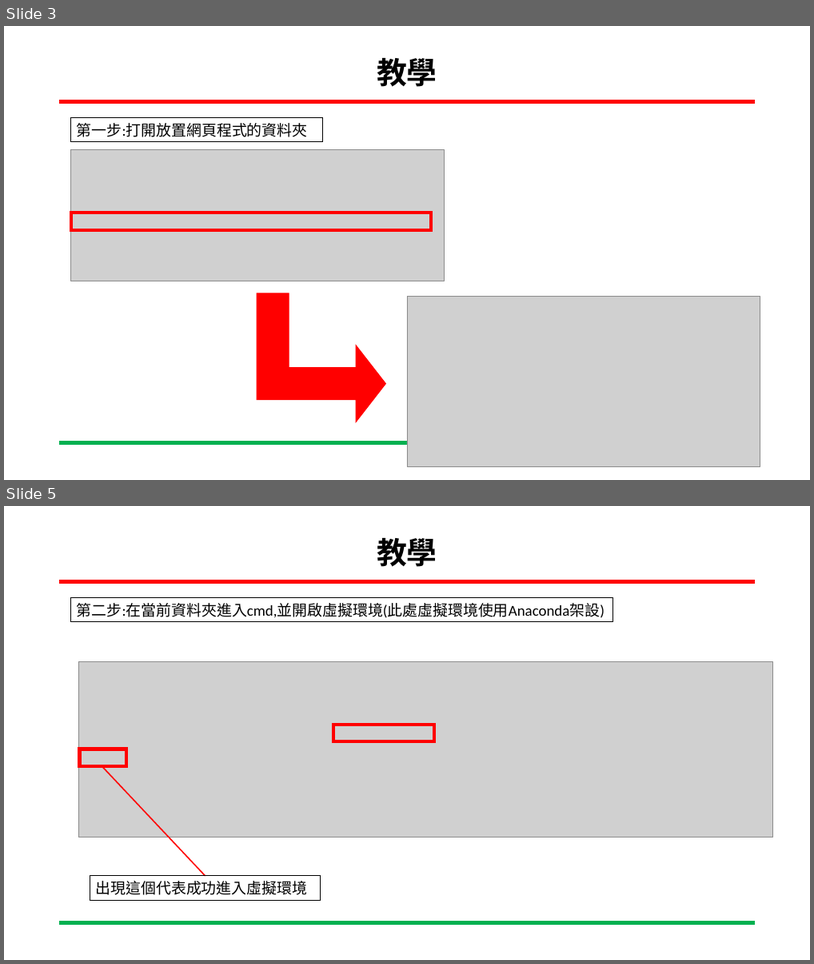
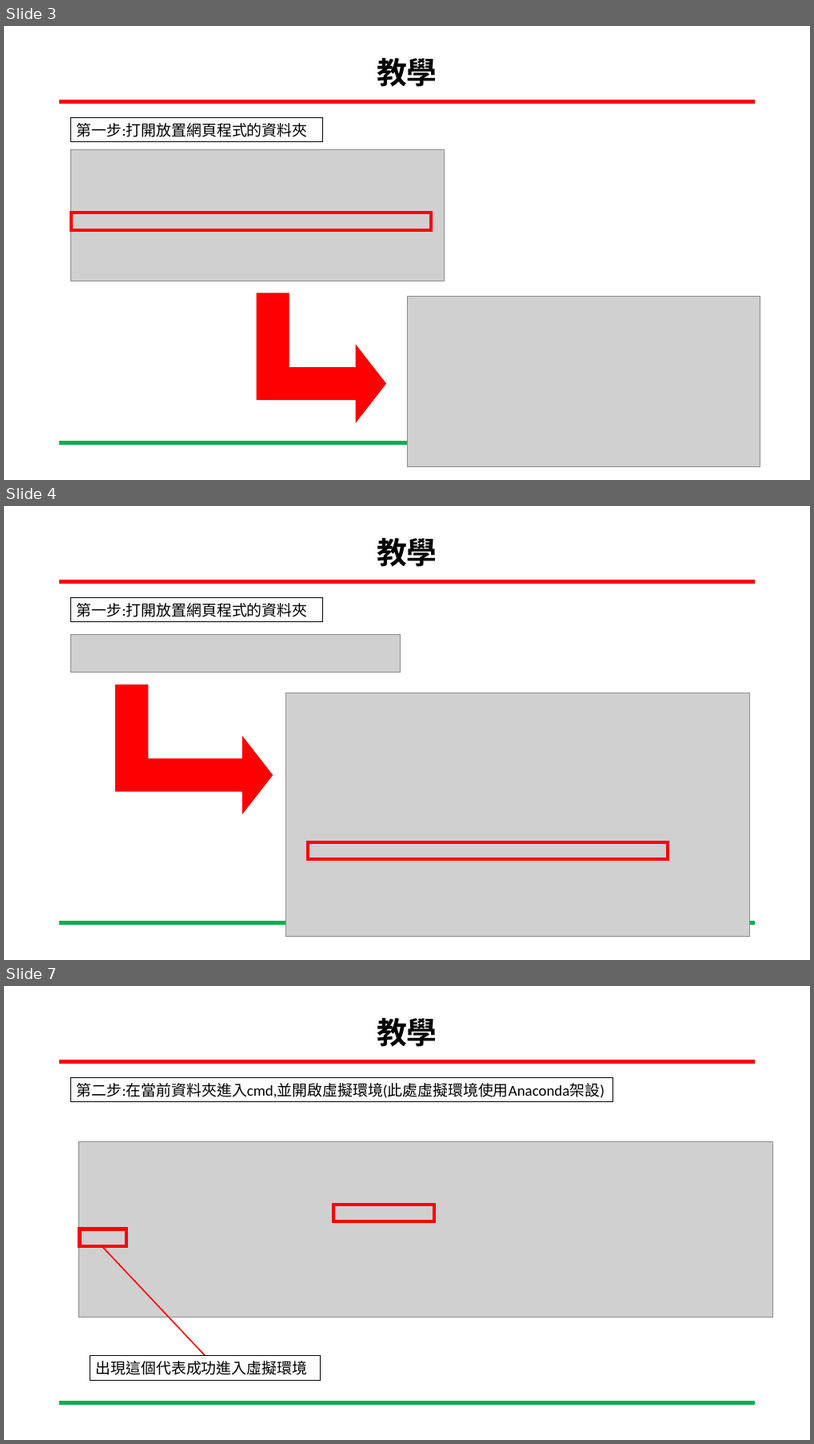
Before and after one commit to C110112103/111-2_Embedded-Image-Processing, a slide deck: zebrafish_detect_ppt/zebrafish_website_code/如何開啟網站.pptx. Shown one above the other, each under a label of ours: slides 3 and 5 before the commit, slides 3, 4 and 7 after it; the slides between them are not shown. The pictures are 814x964 and 814x1444 pixels, drawn with LibreOffice and Linux fonts; fonts in the diff are those of the drawing; grey boxes stand for pictures; background and template pictures are left out. Boxes give left, top, right and bottom in pixels: in the first picture for what was removed or moved away, otherwise in the second. Text is boxed around its words. In the diff, an @@ line names an element or a change of style, - is before the commit and + after.

```diff
--- a/zebrafish_detect_ppt/zebrafish_website_code/如何開啟網站.pptx
+++ b/zebrafish_detect_ppt/zebrafish_website_code/如何開啟網站.pptx
@@ slide 4 added at [4, 506, 810, 960], background #FFFFFF; not listed: 2 template elements that a slide beside it also shows @@
@@ title added at [377, 538, 438, 567], 36 pt, text #000000, bold @@
+教學
@@ rectangle added at [70, 597, 322, 621], outline #000000 0.75 pt, 18 pt, text #000000 @@
+第一步:打開放置網頁程式的資料夾
@@ picture added at [70, 634, 400, 672] @@
@@ bent up arrow added at [116, 684, 272, 813], fill #FF0000, outline #FF0000 1 pt @@
@@ picture added at [286, 692, 750, 936] @@
@@ frame added at [307, 840, 670, 860], fill #FF0000, outline #FF0000 1 pt @@
@@ what was slide 5 is now slide 7 @@
```
Also in this commit, not shown: 2 slides changed, 1 other slide added.
